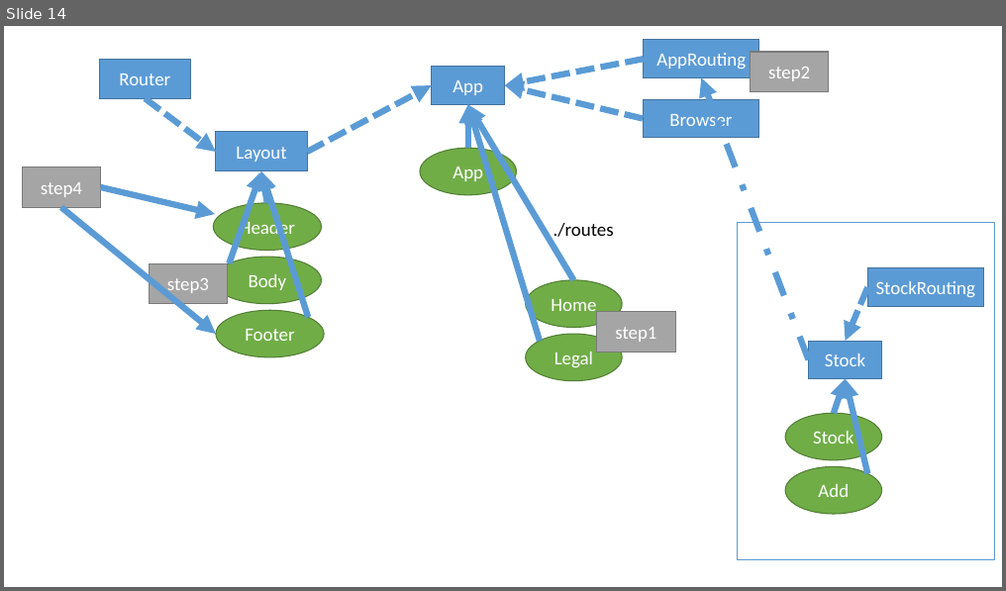
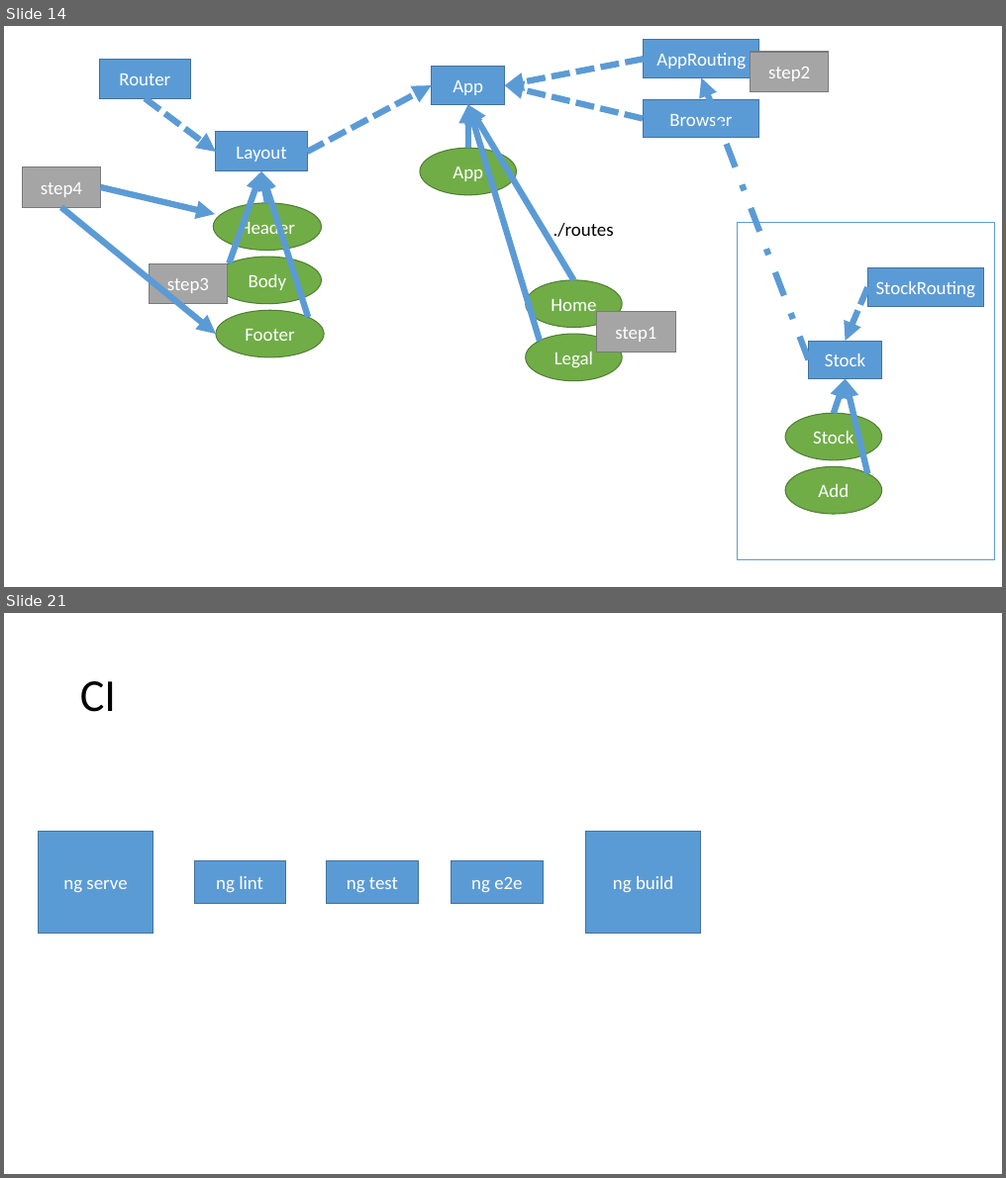
Before and after one commit to jlg-formation/agupa1-july-2023, a slide deck: notes.pptx. Shown one above the other, each under a label of ours: slide 14 before the commit, slides 14 and 21 after it; the slides between them are not shown. The pictures are 1006x591 and 1006x1178 pixels, drawn with LibreOffice and Linux fonts; fonts in the diff are those of the drawing. Boxes give left, top, right and bottom in pixels: in the first picture for what was removed or moved away, otherwise in the second. Text is boxed around its words. In the diff, an @@ line names an element or a change of style, - is before the commit and + after.

```diff
--- a/notes.pptx
+++ b/notes.pptx
@@ slide 21 added at (4, 613, 1002, 1174), background #FFFFFF @@
@@ title added at (80, 681, 116, 712), 44 pt, text #000000 @@
+CI
@@ rectangle added at (39, 832, 152, 934), fill #5B9BD5, outline #43739E 1 pt, 18 pt, text #FFFFFF @@
+ng serve
@@ rectangle added at (586, 832, 701, 934), fill #5B9BD5, outline #43739E 1 pt, 18 pt, text #FFFFFF @@
+ng build
@@ rectangle added at (194, 861, 285, 903), fill #5B9BD5, outline #43739E 1 pt, 18 pt, text #FFFFFF @@
+ng lint
@@ rectangle added at (327, 861, 418, 903), fill #5B9BD5, outline #43739E 1 pt, 18 pt, text #FFFFFF @@
+ng test
@@ rectangle added at (451, 861, 543, 903), fill #5B9BD5, outline #43739E 1 pt, 18 pt, text #FFFFFF @@
+ng e2e
```
Also in this commit, not shown: 1 slide changed, 7 other slides added.
